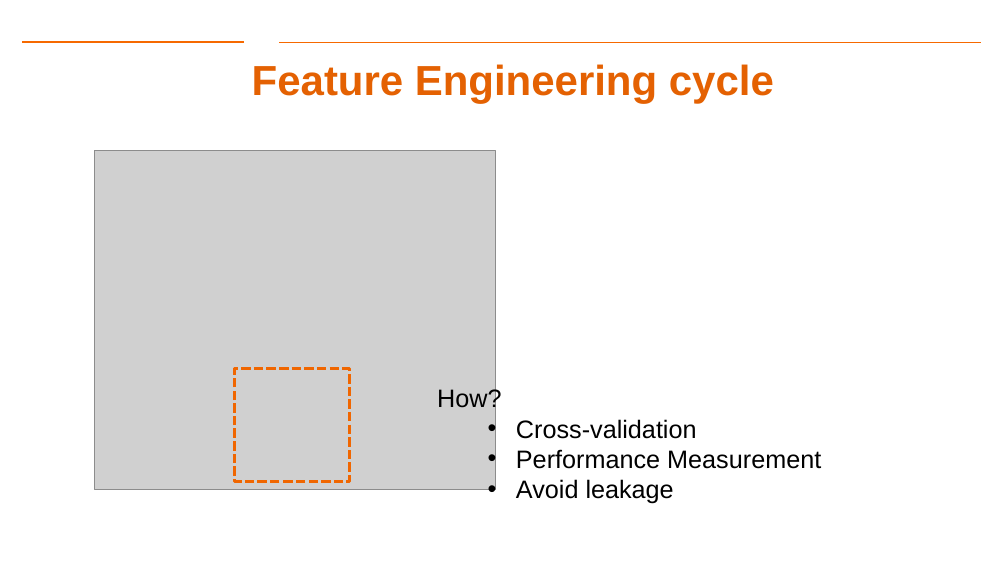
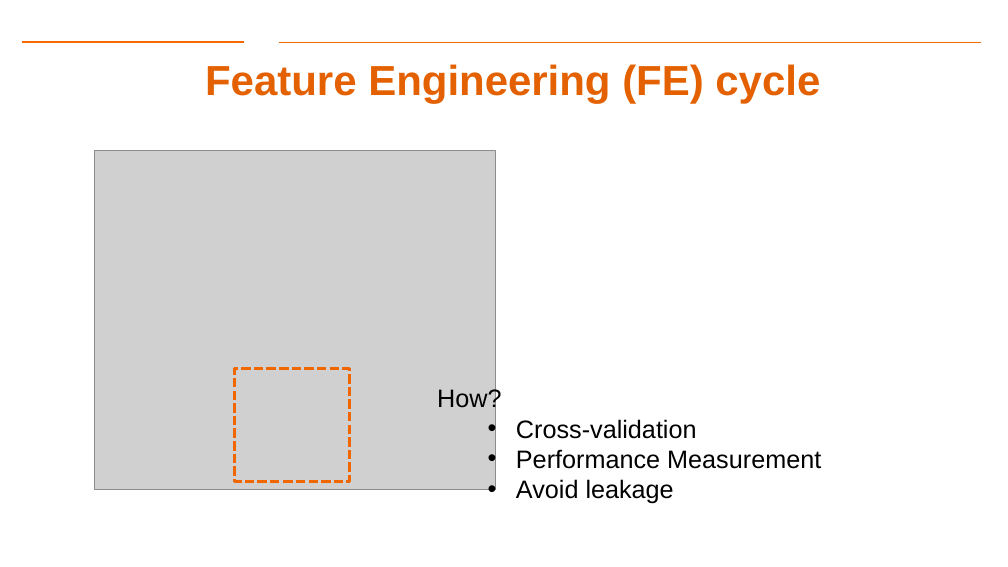
Before and after one commit to Dre1896/RIT-DSCI-633-FDS, a slide deck: slide 7 of Syllabus/Lecture14/Lec14.pptx. Drawn at 1008x567 pixels with LibreOffice and Linux fonts; fonts in the diff are those of the drawing; grey boxes stand for pictures; background and template pictures are left out. Boxes give left, top, right and bottom in pixels: in the first picture for what was removed or moved away, otherwise in the second. Text is boxed around its words. In the diff, an @@ line names an element or a change of style, - is before the commit and + after.

```diff
--- a/Syllabus/Lecture14/Lec14.pptx
+++ b/Syllabus/Lecture14/Lec14.pptx
@@ title at [205, 64, 820, 103]: text changed @@
-Feature Engineering cycle
+Feature Engineering (FE) cycle
```
Also in this commit, not shown: 12 other slides changed, 1 slide added.
